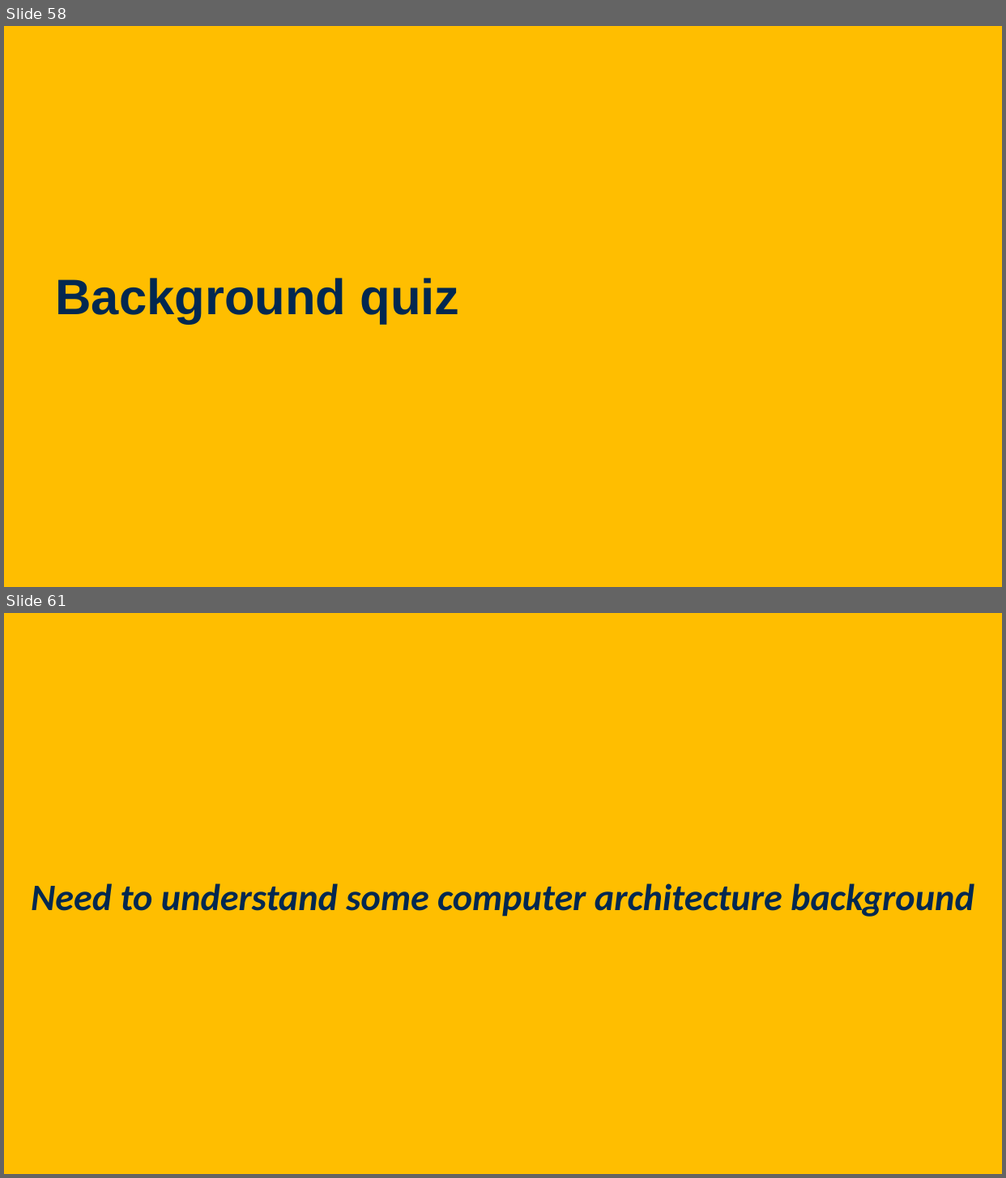
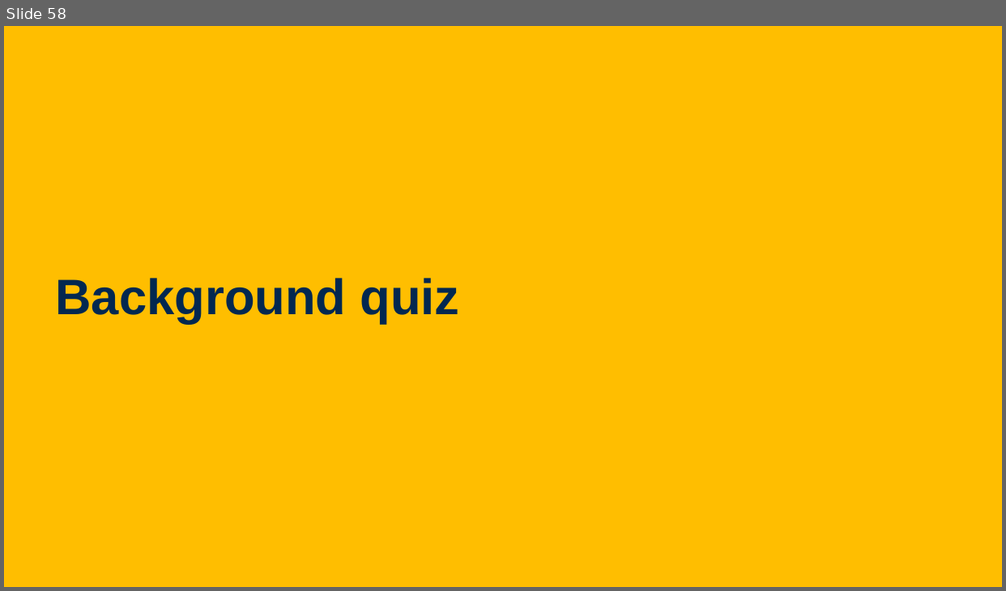
Before and after one commit to davsec-teaching/ECS289C-Spring2025, a slide deck: slides/1_logistics_compiler_intro.pptx. Shown one above the other, each under a label of ours: slides 58 and 61 before the commit, slide 58 after it; the slides between them are not shown. The pictures are 1006x1178 and 1006x591 pixels, drawn with LibreOffice and Linux fonts; fonts in the diff are those of the drawing; background and template pictures are left out. Boxes give left, top, right and bottom in pixels: in the first picture for what was removed or moved away, otherwise in the second. Text is boxed around its words. In the diff, an @@ line names an element or a change of style, - is before the commit and + after.

```diff
--- a/slides/1_logistics_compiler_intro.pptx
+++ b/slides/1_logistics_compiler_intro.pptx
@@ slide 61 removed at bbox=[4, 613, 1002, 1174], background picture (left out) @@
@@ text removed at bbox=[31, 884, 974, 917] @@
-Need to understand some computer architecture background
```
Also in this commit, not shown: 3 slides changed, 10 other slides removed, 1 other file.
